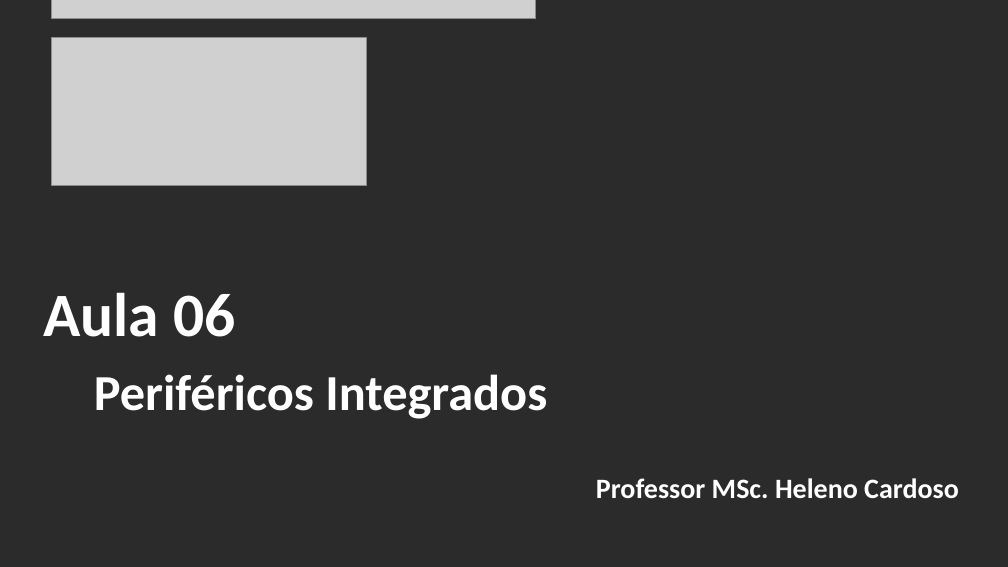
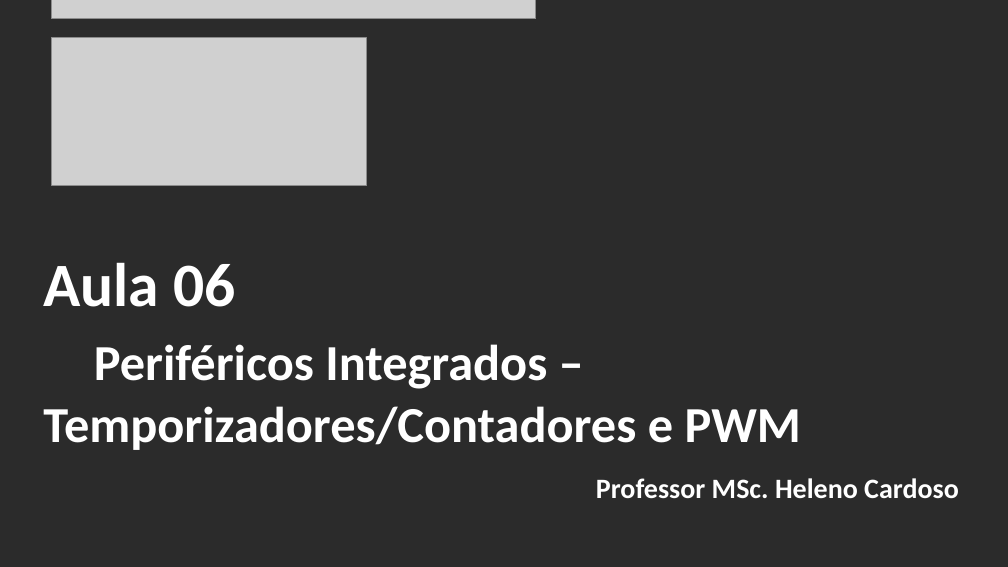
Before and after one commit to CloudEducationBrazil/WydenArea1ProgramacaoMicrocontroladores, a slide deck: slide 2 of 01 Classes/Aula 06 - Programação Microcontroladores - Periféricos Integrados - Temporizadores e PWM.pptx. Drawn at 1008x567 pixels with LibreOffice and Linux fonts; fonts in the diff are those of the drawing; grey boxes stand for pictures; background and template pictures are left out; a plain dark background stands for a picture behind light text. Boxes give left, top, right and bottom in pixels: in the first picture for what was removed or moved away, otherwise in the second. Text is boxed around its words. In the diff, an @@ line names an element or a change of style, - is before the commit and + after.

Commit message:
Aula 06 Microcontroladores 27042023

```diff
--- a/01 Classes/Aula 06 - Programação Microcontroladores - Periféricos Integrados - Temporizadores e PWM.pptx
+++ b/01 Classes/Aula 06 - Programação Microcontroladores - Periféricos Integrados - Temporizadores e PWM.pptx
@@ title at bbox=[43, 262, 802, 450]: text changed @@
-Aula 06
-Periféricos Integrados
+Aula 06
+Periféricos Integrados – Temporizadores/Contadores e PWM
```
Also in this commit, not shown: 5 other slides changed, 33 slides added, 1 slide removed, 4 other files.
